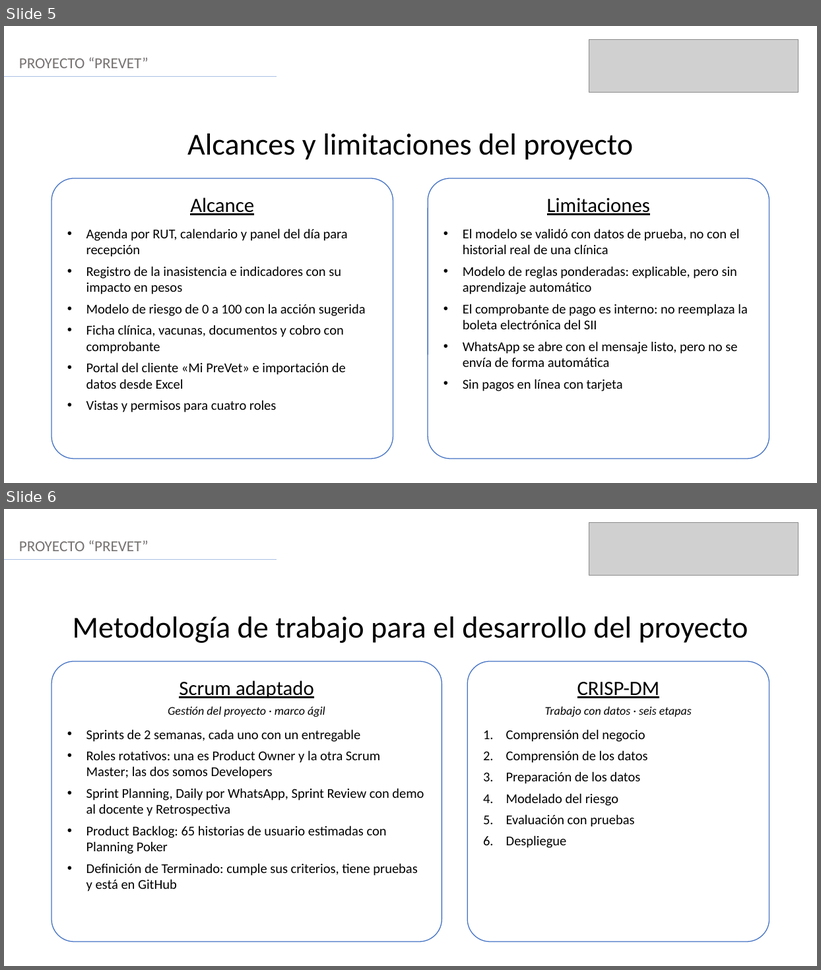
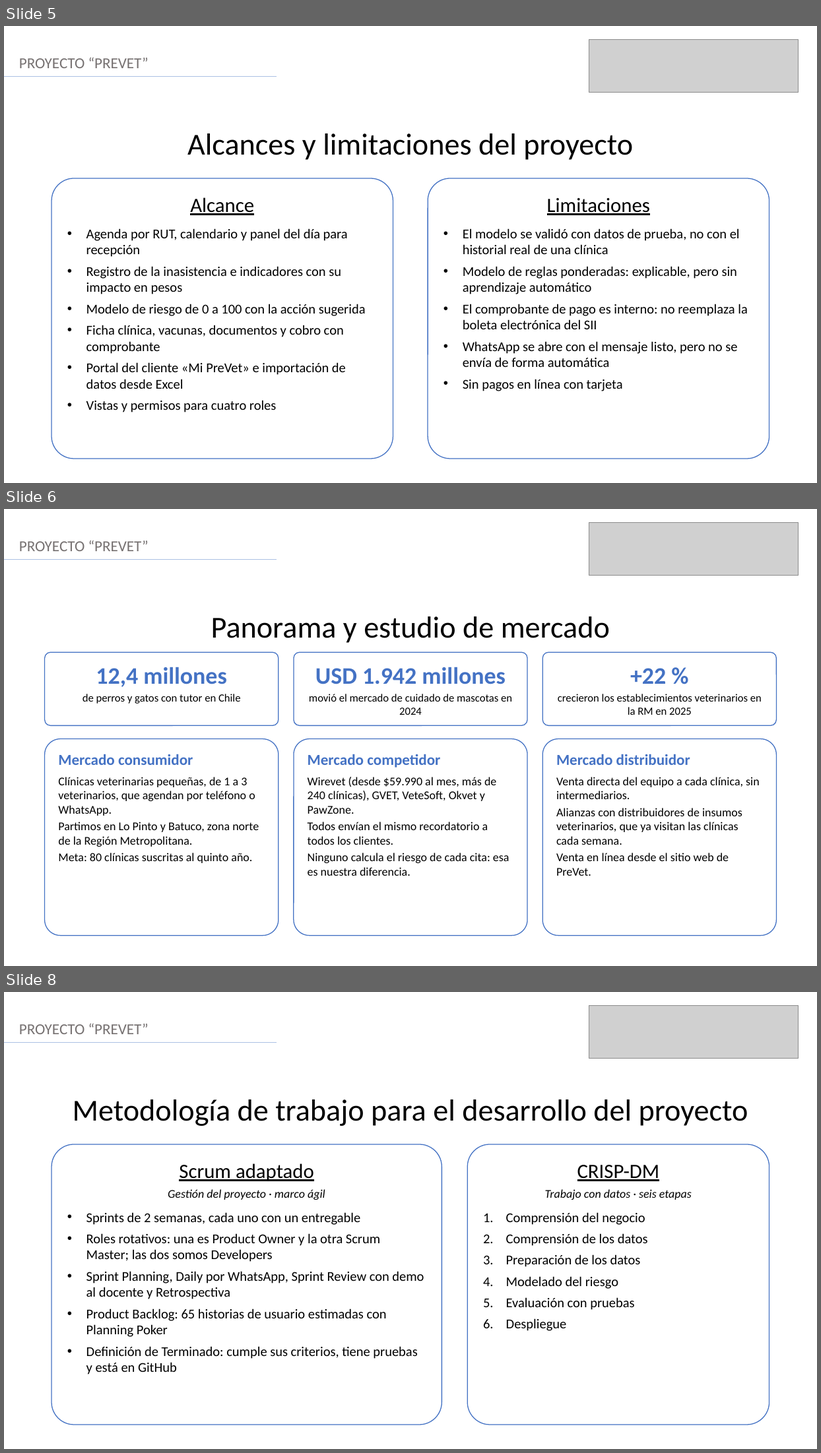
Before and after one commit to KatUci/PreVet, a slide deck: Fase 3/Evidencias Grupales/Presentación Final del proyecto (Español).pptx. Shown one above the other, each under a label of ours: slides 5 and 6 before the commit, slides 5, 6 and 8 after it; the slides between them are not shown. The pictures are 821x970 and 821x1453 pixels, drawn with LibreOffice and Linux fonts; fonts in the diff are those of the drawing; grey boxes stand for pictures. Boxes give left, top, right and bottom in pixels: in the first picture for what was removed or moved away, otherwise in the second. Text is boxed around its words. In the diff, an @@ line names an element or a change of style, - is before the commit and + after.

Commit message:
Agrega a la presentación final mercado, canales, riesgos, estructura del código y evaluación económica, con su planilla de cálculo

```diff
--- a/Fase 3/Evidencias Grupales/Presentación Final del proyecto (Español).pptx
+++ b/Fase 3/Evidencias Grupales/Presentación Final del proyecto (Español).pptx
@@ slide 6 added at [4, 509, 817, 966], background #FFFFFF @@
@@ picture added at [589, 523, 799, 576] @@
@@ text added at [19, 540, 149, 551], 18 pt, text #767171 @@
+PROYECTO “PREVET”
@@ line added from (4, 560) to (277, 560), #ABC0E4 1.25 pt @@
@@ text added at [211, 617, 610, 643], 36 pt, text #000000 @@
+Panorama y estudio de mercado
@@ rounded rectangle added at [45, 652, 279, 725], fill #FFFFFF, outline #4472C4 1 pt, 13 pt, text #000000 @@
+12,4 millones
+de perros y gatos con tutor en Chile
@@ rounded rectangle added at [294, 652, 527, 725], fill #FFFFFF, outline #4472C4 1 pt, 13 pt, text #000000 @@
+USD 1.942 millones
+movió el mercado de cuidado de mascotas en 2024
@@ rounded rectangle added at [543, 652, 776, 725], fill #FFFFFF, outline #4472C4 1 pt, 13 pt, text #000000 @@
++22 %
+crecieron los establecimientos veterinarios en la RM en 2025
@@ rounded rectangle added at [45, 739, 279, 936], fill #FFFFFF, outline #4472C4 1 pt, 14 pt, text #000000 @@
+Mercado consumidor
+Clínicas veterinarias pequeñas, de 1 a 3 veterinarios, que agendan por teléfono o WhatsApp.
+Partimos en Lo Pinto y Batuco, zona norte de la Región Metropolitana.
+Meta: 80 clínicas suscritas al quinto año.
@@ rounded rectangle added at [294, 739, 527, 936], fill #FFFFFF, outline #4472C4 1 pt, 14 pt, text #000000 @@
+Mercado competidor
+Wirevet (desde $59.990 al mes, más de 240 clínicas), GVET, VeteSoft, Okvet y PawZone.
+Todos envían el mismo recordatorio a todos los clientes.
+Ninguno calcula el riesgo de cada cita: esa es nuestra diferencia.
@@ rounded rectangle added at [543, 739, 776, 936], fill #FFFFFF, outline #4472C4 1 pt, 14 pt, text #000000 @@
+Mercado distribuidor
+Venta directa del equipo a cada clínica, sin intermediarios.
+Alianzas con distribuidores de insumos veterinarios, que ya visitan las clínicas cada semana.
+Venta en línea desde el sitio web de PreVet.
@@ what was slide 6 is now slide 8 @@
```
Also in this commit, not shown: 2 slides changed, 7 other slides added, 1 other file.
